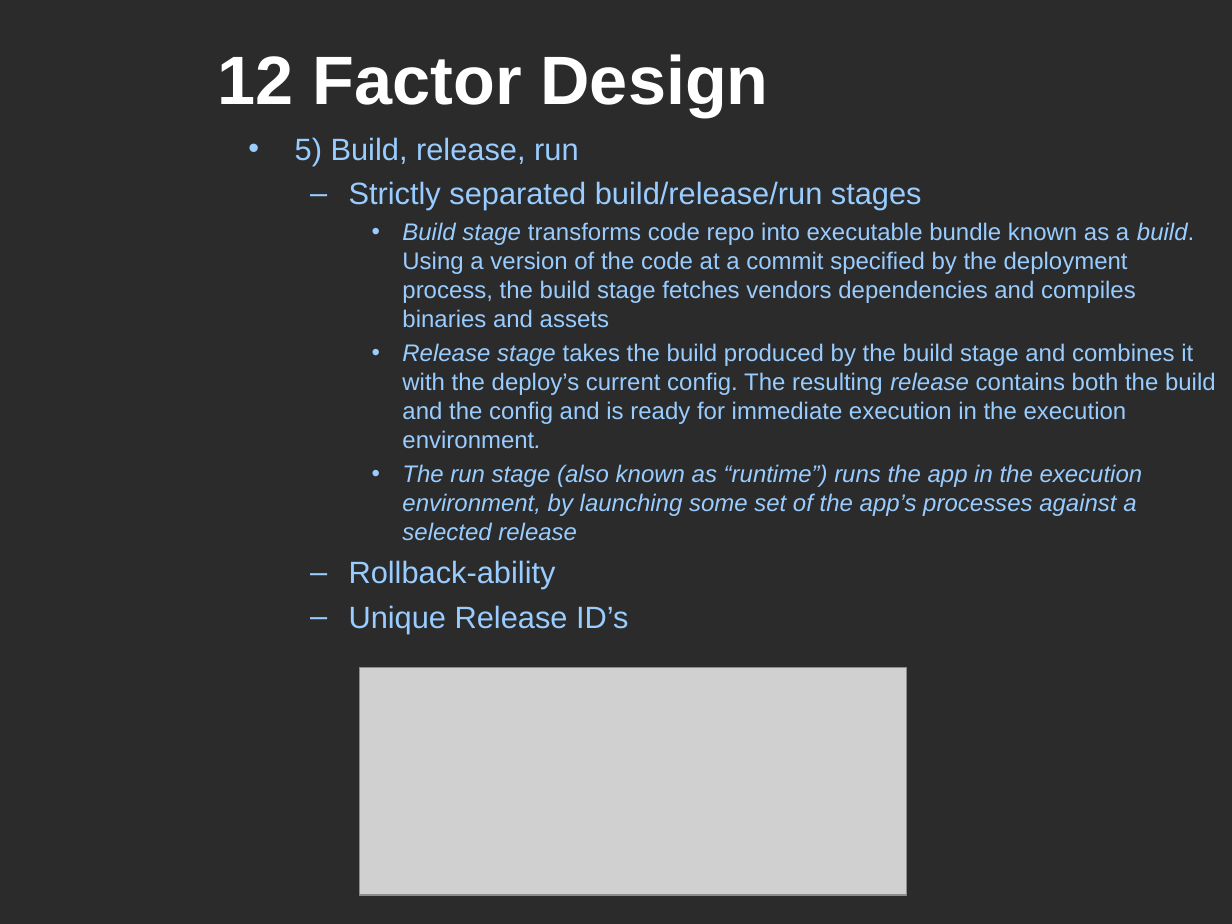
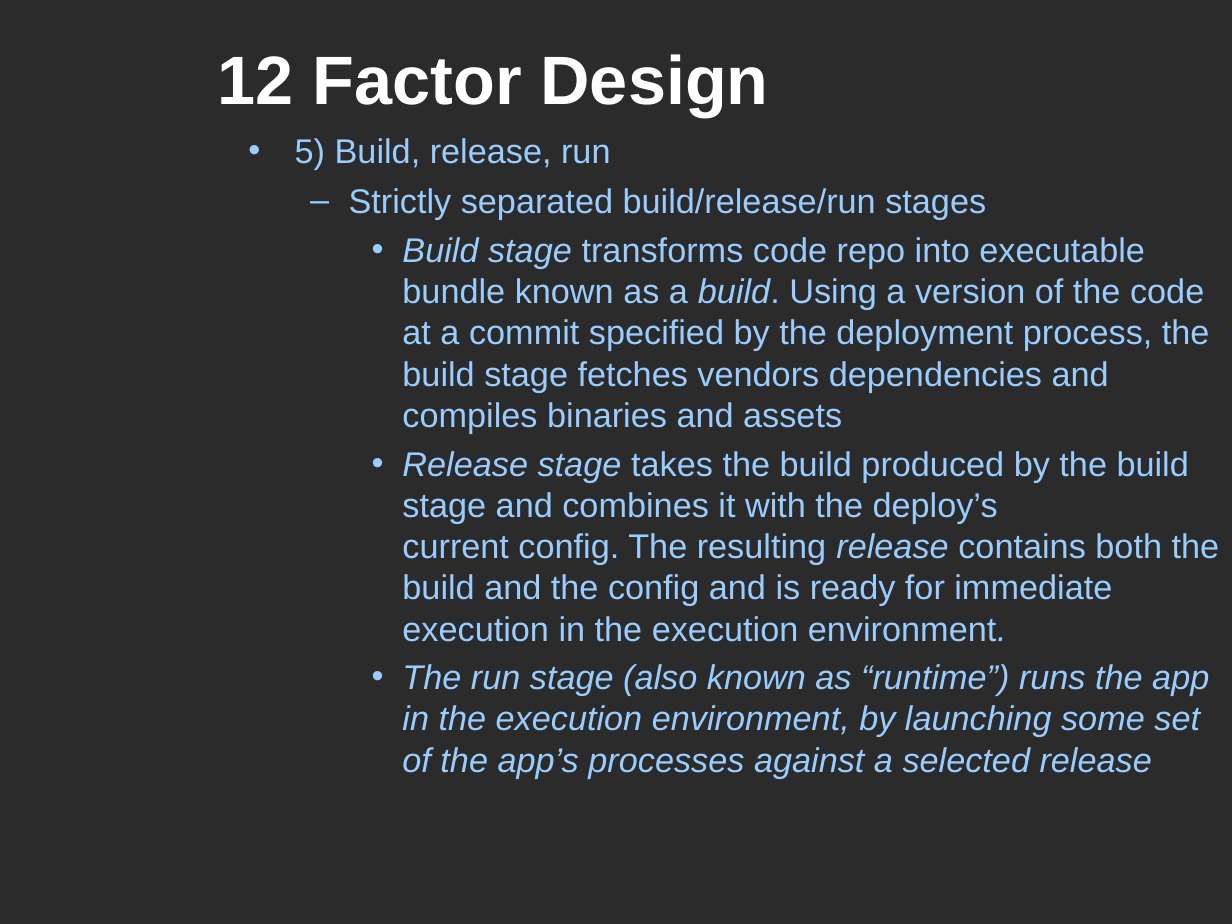
Before and after one commit to mars64/k8s-music-stack, a slide deck: slide 24 of MarcialWhite-Kubernetes101-www.SoFree.us-20170603.ppt (slide 16 before the commit). Drawn at 1232x924 pixels with LibreOffice and Linux fonts; fonts in the diff are those of the drawing; grey boxes stand for pictures; background and template pictures are left out; a plain dark background stands for a picture behind light text. Boxes give left, top, right and bottom in pixels: in the first picture for what was removed or moved away, otherwise in the second. Text is boxed around its words. In the diff, an @@ line names an element or a change of style, - is before the commit and + after.

```diff
--- a/MarcialWhite-Kubernetes101-www.SoFree.us-20170603.ppt
+++ b/MarcialWhite-Kubernetes101-www.SoFree.us-20170603.ppt
@@ text "5) Build, release, run" at <box>295,138,1220,778</box>: size 18 to 20 pt in "5) Build, release, run", "Strictly separated build/release/run stages"; size 14 to 20 pt in "Build stage transforms code repo into executable ...", "Release stage takes the build produced by ...", "The run stage (also known as “runtime”) ..."; more space between paragraphs @@
@@ text at <box>349,560,628,634</box>: paragraphs removed @@
-  – Rollback-ability
-  – Unique Release ID’s
@@ picture removed at <box>360,668,907,896</box> @@
```
Also in this commit, not shown: 16 other slides changed, 17 slides added, 1 other file.
